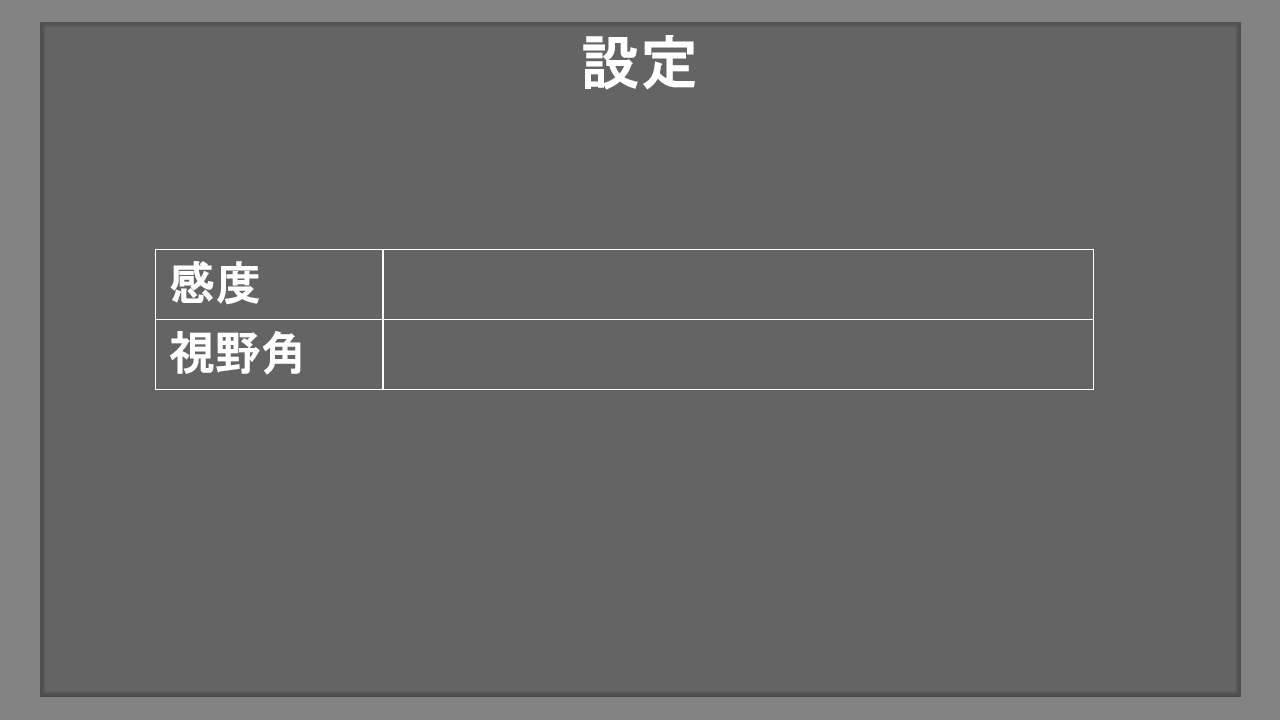
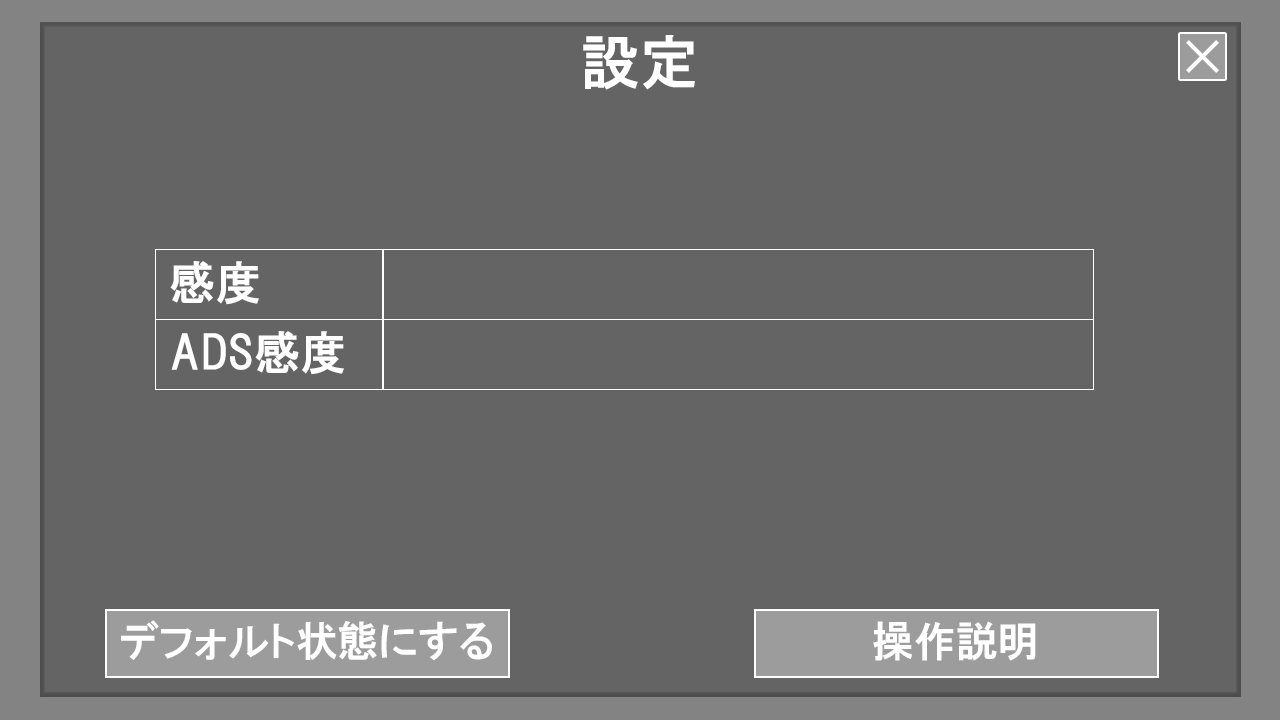
Before/after of a 1280px x 720px layered artwork. What changed in the layer stack:
added layer "線 1" (1st of 2) above "線 1" over [1186, 40, 1219, 73]
added layer "線 1" (2nd of 2) above "長方形 4" over [1186, 40, 1219, 73]
added layer "長方形 4" above "操作説明" over [1180, 34, 1225, 79]
added layer "操作説明" above "長方形 3" over [873, 621, 1036, 661]
added layer "長方形 3" (1st of 2) above "デフォルト状態にする" over [754, 609, 1159, 678]
added layer "デフォルト状態にする" above "長方形 3" over [121, 620, 492, 661]
added layer "長方形 3" (2nd of 2) above "ADS感度" over [105, 609, 510, 678]
renamed "視野角" to "ADS感度", painted on it over [170, 331, 344, 375]
